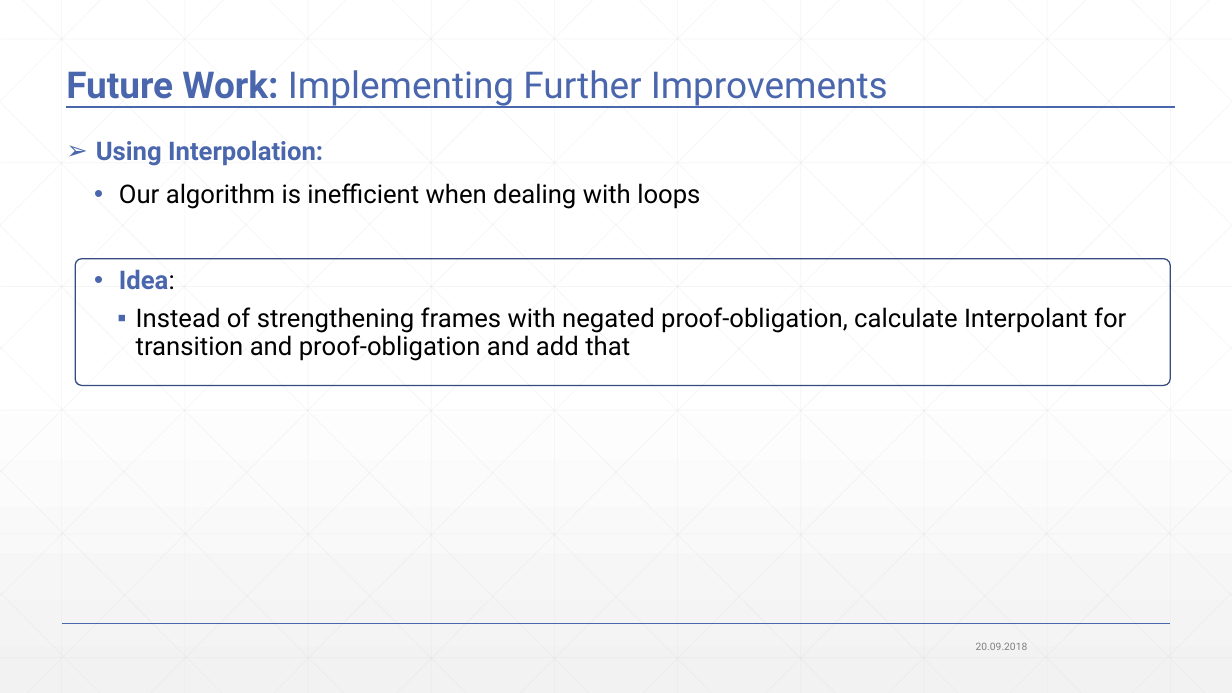
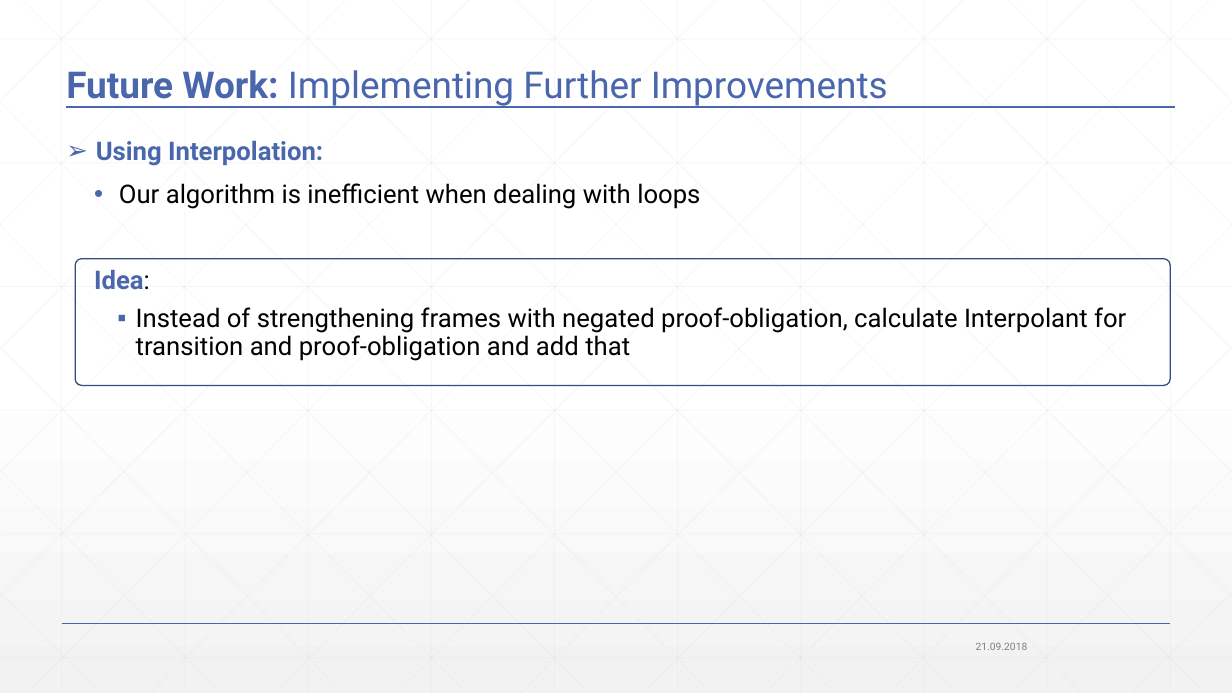
Before and after one commit to JonasWerner/BachelorThesis, a slide deck: slide 80 of Presentation/pdr_presentation_v2.pptx (slide 79 before the commit). Drawn at 1232x693 pixels with LibreOffice and Linux fonts; fonts in the diff are those of the drawing. Boxes give left, top, right and bottom in pixels: in the first picture for what was removed or moved away, otherwise in the second. Text is boxed around its words. In the diff, an @@ line names an element or a change of style, - is before the commit and + after.

```diff
--- a/Presentation/pdr_presentation_v2.pptx
+++ b/Presentation/pdr_presentation_v2.pptx
@@ text at [94, 269, 150, 290]: bullet • to none @@
@@ text at [976, 643, 1028, 650]: text changed @@
-20.09.2018
+21.09.2018
```
Also in this commit, not shown: 80 other slides changed, 1 slide added, 1 other file.
